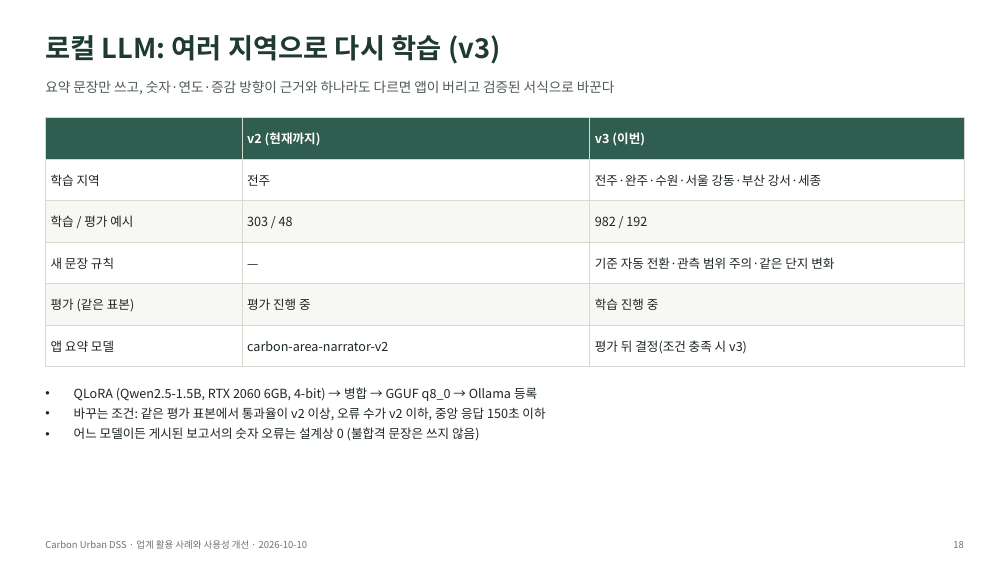
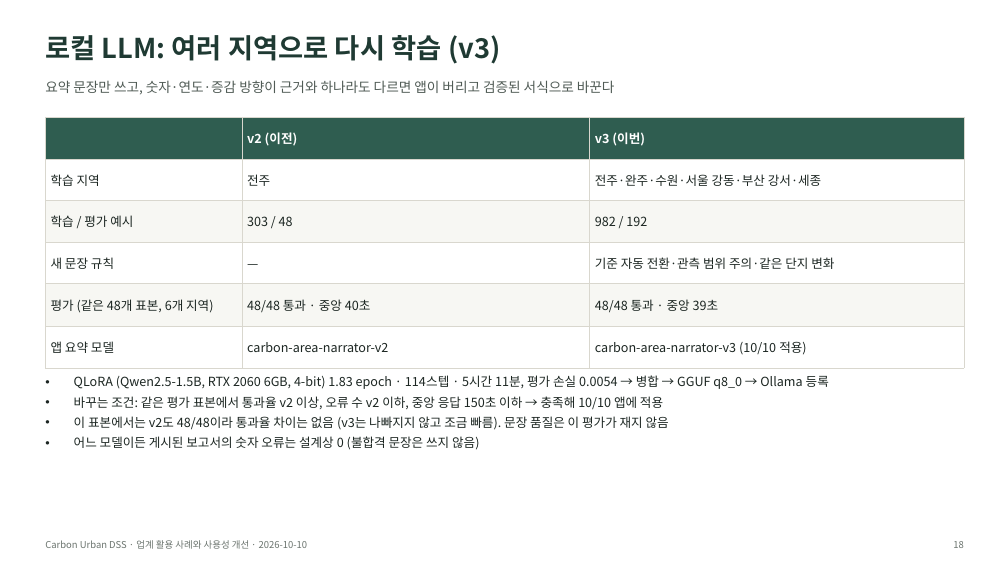
Before and after one commit to shy0401/Carbon-Urban-DSS, a slide deck: slide 18 of docs/presentation/Carbon-Urban-DSS-업계활용-사용성개선.pptx. Drawn at 1008x567 pixels with LibreOffice and Linux fonts; fonts in the diff are those of the drawing. Boxes give left, top, right and bottom in pixels: in the first picture for what was removed or moved away, otherwise in the second. Text is boxed around its words. In the diff, an @@ line names an element or a change of style, - is before the commit and + after.

```diff
--- a/docs/presentation/Carbon-Urban-DSS-업계활용-사용성개선.pptx
+++ b/docs/presentation/Carbon-Urban-DSS-업계활용-사용성개선.pptx
@@ table at bbox=[45, 117, 964, 359] @@
-row 1, column 2: v2 (현재까지)
+row 1, column 2: v2 (이전)
-row 5: 평가 (같은 표본) | 평가 진행 중 | 학습 진행 중
+row 5: 평가 (같은 48개 표본, 6개 지역) | 48/48 통과 · 중앙 40초 | 48/48 통과 · 중앙 39초
-row 6, column 3: 평가 뒤 결정(조건 충족 시 v3)
+row 6, column 3: carbon-area-narrator-v3 (10/10 적용)
@@ text "QLoRA (Qwen2.5-1.5B, RTX 2060 6GB, ...": place and size @@
-text "QLoRA (Qwen2.5-1.5B, RTX 2060 6GB, ..." at bbox=[74, 387, 545, 441]
+text "QLoRA (Qwen2.5-1.5B, RTX 2060 6GB, ..." at bbox=[74, 375, 829, 450]
@@ text at bbox=[74, 375, 829, 430]: text changed @@
-• QLoRA (Qwen2.5-1.5B, RTX 2060 6GB, 4-bit) → 병합 → GGUF q8_0 → Ollama 등록
-• 바꾸는 조건: 같은 평가 표본에서 통과율이 v2 이상, 오류 수가 v2 이하, 중앙 응답 150초 이하
+• QLoRA (Qwen2.5-1.5B, RTX 2060 6GB, 4-bit) 1.83 epoch · 114스텝 · 5시간 11분, 평가 손실 0.0054 → 병합 → GGUF q8_0 → Ollama 등록
+• 바꾸는 조건: 같은 평가 표본에서 통과율 v2 이상, 오류 수 v2 이하, 중앙 응답 150초 이하 → 충족해 10/10 앱에 적용
+• 이 표본에서는 v2도 48/48이라 통과율 차이는 없음 (v3는 나빠지지 않고 조금 빠름). 문장 품질은 이 평가가 재지 않음
```
Also in this commit, not shown: 1 other slide changed, 6 other files.
